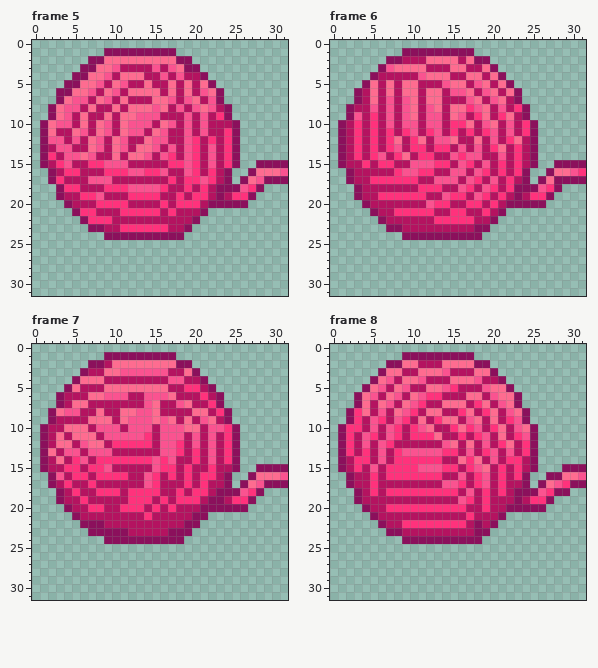
One commit to this pixel-art file: Assets/Assety/PLAYER_wloczka/klebek/odwijanie_zawijanie/wloczka2_spin_anim.aseprite. The picture above is the old version.
32x32 pixels, 8 frames. Shown: frame 5, frame 6, frame 7, frame 8. The commit also changed other frames, which this record leaves out.
And afterwards:
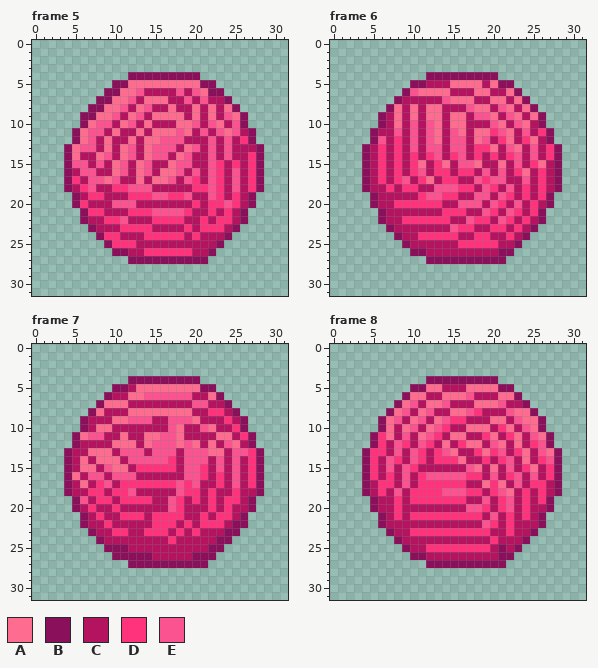
Palette (. is transparent): A #fe6c90  B #8b105c  C #b41360  D #ff327c  E #fa5390
Diff:
layer "ogonek" now hidden
Changed rows in their new state; - is an unchanged pixel.
Frame 5:
first column x 1:
 1 --------.........--------------
 2 ------.............------------
 3 -----...............-----------
 4 ----.......BBBBBBBBB.----------
 5 ---......BBAA-AA-A-AB----------
 6 --......BBA-ECC-CECEAB---------
 7 --.....BBA-E-A--C--CECCB-------
 8 -.....BBA-EC-ECCAC-ACA-AB------
 9 -....BBA-EC--CAAAACACACEAB-----
10 .....BAE----CA-CCAAECEA-EB-----
11 ....BAEECACCA--AAEA---EAECB----
12 ....BAECACCA--A-EECC-E-ECDB----
13 ...BAEECACAEC--E--AE---ECCCB---
14 ...BACCAECAECAE-CA-C---ECCDB---
15 ...BEECECA--AE--AE-C--DCDCD-...
16 -..BCEE-CAECAECAAECE-EDCECDB...
17 -..BD---AE--A-AAE-E-CEDCECDB...
18 --.BCDE-C-----CC--CD-EDCEC-----
19 --..BC-D------EED-ECCED--C-----
20 ---.BD-CCEEE---C-CC--DDEDCB----
21 ----.B-D--C---EEEED-CDCDCB-----
22 ------CC-DE---DDDD-CDCDDCB-----
23 -------C------CC--DCDDDCB------
24 -------BDDCCCDDDDDCDCCCB-------
25 --------BDDDCCCCCCCCCCB--------
26 ---------BBCCDDDDDDCCB---------
27 -----------BBBBBBBBBB----------
Frame 6:
first column x 1:
 1 --------.........--------------
 2 ------.............------------
 3 -----...............-----------
 4 ----.......BBBBBBBBB.----------
 5 ---......BB--C--AACAB----------
 6 --......BEA--ACCCAAC-----------
 7 --.....BCC-CCEAAAC-A--AB-------
 8 -.....BAC--A--CCEA---ACAB------
 9 -....BCAC--AA--A-EEACEACAB-----
10 .....BCAC---A-AAC-CEACEACB-----
11 ....B-CEC--EA-EACAADEA-ECDB----
12 ....BECD-ECEACEE--ECDACDACB----
13 ...BCDCD-ECEECE--DDACEA-ECDB---
14 ...BCD--CDC-E-DECD-DCDE-ECDB---
15 ...B--CD-DAC-A--EAC-A-E-DAC-...
16 -..B-D--CDECDDCDDCE-E--ACDCB...
17 -..BC-C-ECDACDD-CED-EC-ECDC-...
18 --.B--D-DDCCEEED-----ECDCDC----
19 --..BCCCCC-EED-C--E-EDCDC------
20 ---.B--DDDDD-C-EEE-EDCECDCB----
21 ----.B-CCCCC-D----EDCEDCDB-----
22 --------DDDD--CCEDDCEDCDCB-----
23 -------C------EDDCCDDCDCB------
24 -------BCCDDDDDCCDDCCDCB-------
25 --------BCCCCCCDDDDDCCB--------
26 ---------BBCCCCCCCCCBB---------
27 -----------BBBBBBBBBB----------
Frame 7:
first column x 1:
 1 --------.........--------------
 2 ------.............------------
 3 -----...............-----------
 4 ----.......BBBBBBBBB.----------
 5 ---......BBC----AAAAB----------
 6 --......BCCAA---EEE-CA---------
 7 --.....BAAA--CC--CCEECCB-------
 8 -.....B---C-AA-AAAACCD-CB------
 9 -....BCCCA----CCEEEACC-DCB-----
10 .....B-AAC-CCC-C-ACCEACCDB-----
11 ....B-EECCACCAA--A-C-CAACDB----
12 ....BCCC-AAACAE--AEA-A-EACB----
13 ...BC-AAA-EEE-E--CEEEAACEEDB---
14 ...BCA-AAACEEE-ED-EEECECECDB---
15 ...BCAAC-AA-DDD---EEDCE-ECD-...
16 -..BACEECEEE-CC-C-EE-CDCECDB...
17 -..B-ACDE-DDDD-DDE-EC-DCECDB...
18 --.BC-D-C-DECCC--ED-CDCCDCC----
19 --..BE-DD-D----CE-C--DCD-C-----
20 ---.B--C-DCCC-C-ED--CDCDCCB----
21 ----.B-D--DDDCDDDD-CDCDDCB-----
22 ------CCD-----DDD-DCDDDCBB-----
23 -------CCDD--DDDCDCDCCCBB------
24 -------BCCCCCCCCDCCCCCBB-------
25 --------BBBCCCCCCCCCCBB--------
26 ---------BBBBBCCCCCBBB---------
27 -----------BBBBBBBBBB----------
Frame 8:
first column x 1:
 1 --------.........--------------
 2 ------.............------------
 3 -----...............-----------
 4 ----.......BBBBBBBBB.----------
 5 ---......BB--CC-AAA-B----------
 6 --......B-ACCAAAEC-C-----------
 7 --.....B--CAAECC-A-A-CCB-------
 8 -.....B--CAEC-AAEDCC---AB------
 9 -....BA-CAE-AEDDCC--AC-AAB-----
10 .....BACAEC-EDCCAAACDACEAB-----
11 ....BDACECAED-AA-CDACDACEAB----
12 ....BDCED-ED-ACD-ACEACACDEB----
13 ...BDD-EC-DCDEA-CDADECDACEAB---
14 ...BDCE-CE-C-DD-CCDCDECACDEB---
15 ...BD-ECE-CCCCC-EACACECDACDB...
16 -..B---CEC-EEEE-D-CECDECECD-...
17 -..BCDD-E-DDDDD--CADA-ECDDCB...
18 --.BCDCEC----EEEDDCDEACDCDC-.--
19 --..B--D-DDDDDDDC-E-DECDC------
20 ---.B-C-CCCCCCCCEE--DECDCCB----
21 ----.B-D-DDDDDDD-D-ECDCDCB-----
22 --------CCCCCCCC-CEDCDCCCB-----
23 -------C-DDDDDDDDDDCCDCCB------
24 -------BCCCCCCCCCCCDCCCB-------
25 --------BCCDDDDDDDDCBCB--------
26 ---------BBCCCCCCCCCBB---------
27 -----------BBBBBBBBBB----------
Where, in picture pixels (left, top, right, bottom), the same in both pictures:
changed: (40, 48, 288, 264)
changed: (338, 48, 586, 264)
changed: (40, 352, 288, 568)
changed: (338, 352, 586, 568)
